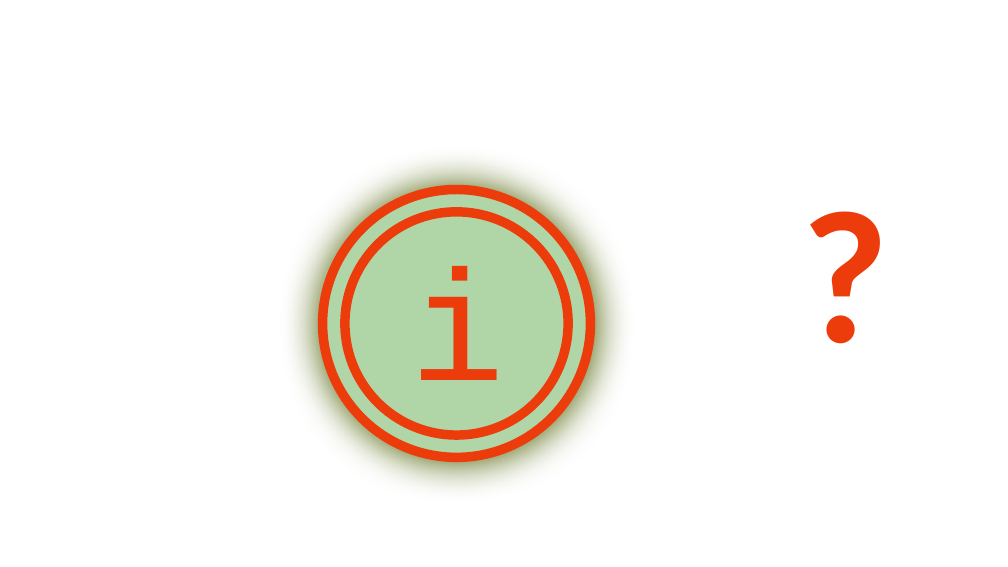
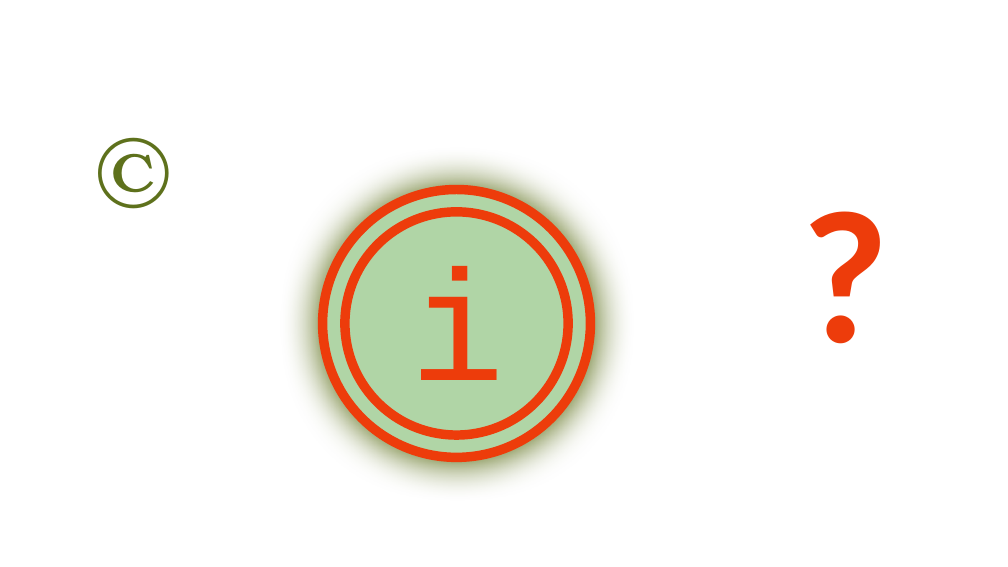
Before and after one commit to GFFischer/gff_blockchain_konzepte, a slide deck: slide 6 of prototyp/symbole_und_farben.pptx. Drawn at 1008x567 pixels with LibreOffice and Linux fonts; fonts in the diff are those of the drawing. Boxes give left, top, right and bottom in pixels: in the first picture for what was removed or moved away, otherwise in the second. Text is boxed around its words. In the diff, an @@ line names an element or a change of style, - is before the commit and + after.

```diff
--- a/prototyp/symbole_und_farben.pptx
+++ b/prototyp/symbole_und_farben.pptx
@@ text added at (89, 104, 189, 234), 96 pt, text #5E711C @@
+©
```
Also in this commit, not shown: 6 other files.
